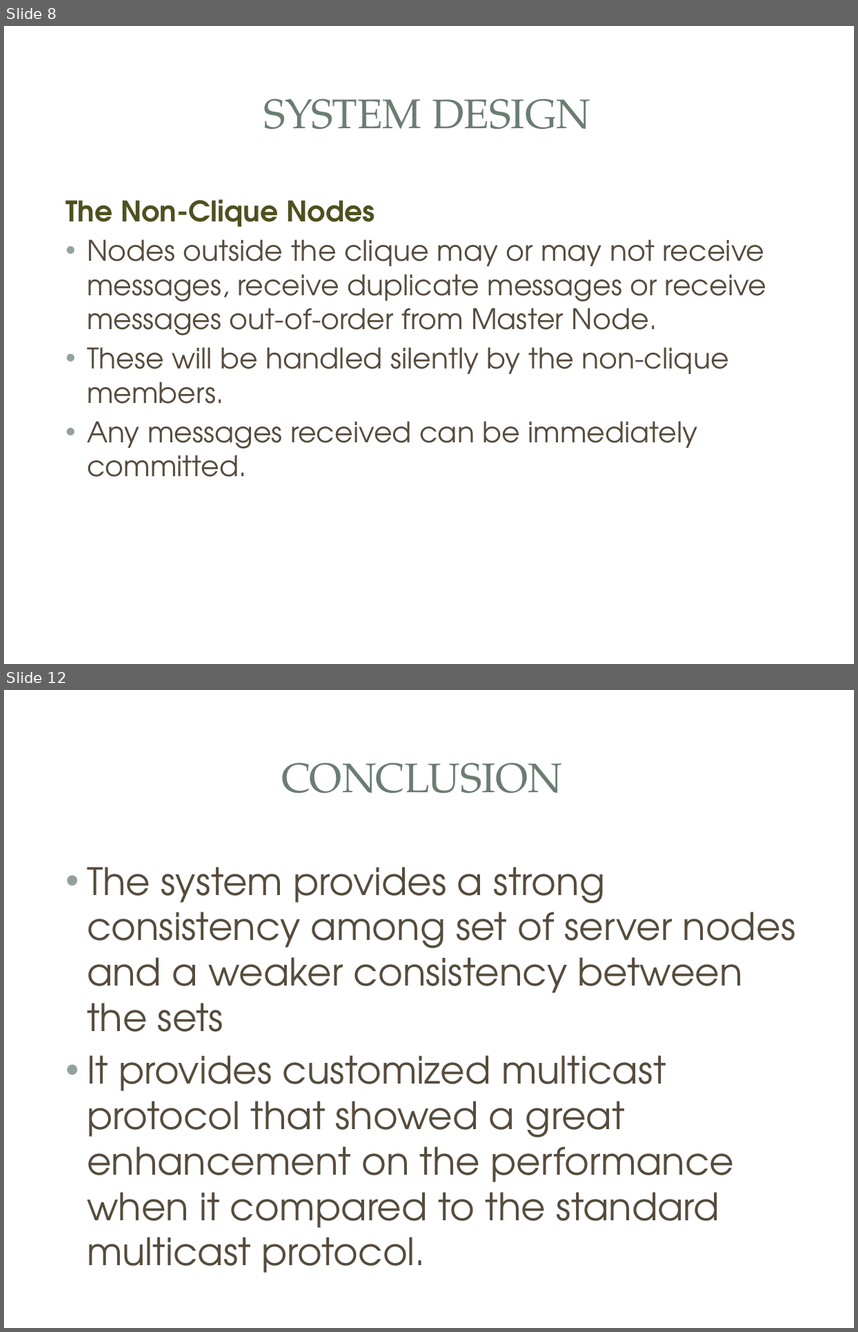
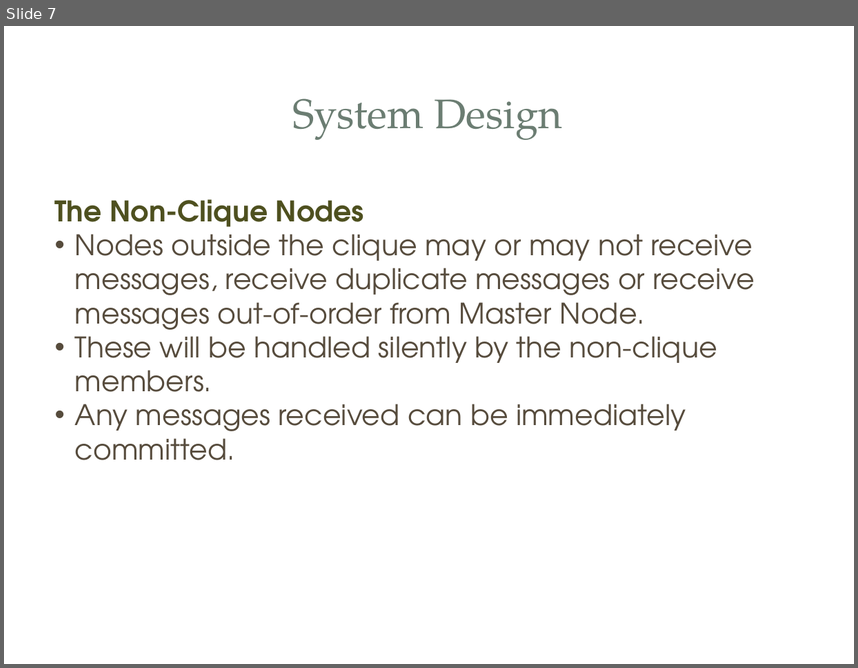
Before and after one commit to aasghari/cse223bFinalProject, a slide deck: finalReport/CSE233BFinalPPT.pptx. Shown one above the other, each under a label of ours: slides 8 and 12 before the commit, slide 7 after it; the slides between them are not shown. The pictures are 858x1332 and 858x668 pixels, drawn with LibreOffice and Linux fonts; fonts in the diff are those of the drawing; background and template pictures are left out. Boxes give left, top, right and bottom in pixels: in the first picture for what was removed or moved away, otherwise in the second. Text is boxed around its words. In the diff, an @@ line names an element or a change of style, - is before the commit and + after.

```diff
--- a/finalReport/CSE233BFinalPPT.pptx
+++ b/finalReport/CSE233BFinalPPT.pptx
@@ slide 12 removed at box(4, 690, 854, 1328), background picture (left out); not listed: 3 template elements that a slide beside it also shows @@
@@ title removed at box(282, 762, 563, 793) @@
-CONCLUSION
@@ text removed at box(87, 867, 796, 1272) @@
-• The system provides a strong consistency among set of server nodes and a weaker consistency between the sets
-• It provides customized multicast protocol that showed a great enhancement on the performance when it compared to the standard multicast protocol.
@@ what was slide 8 is now slide 7 @@
@@ slide 7 changed as well @@
@@ rectangle at box(30, 52, 829, 175): fill #FFFFFF at 83% opacity to #FFFFFF @@
@@ text at box(292, 98, 562, 140): text changed @@
-SYSTEM DESIGN
+System Design
@@ text "The Non-Clique Nodes" at box(55, 199, 755, 460): indent changed; less space between paragraphs @@
```
Also in this commit, not shown: 9 other slides changed, 5 slides added, 2 other slides removed.
